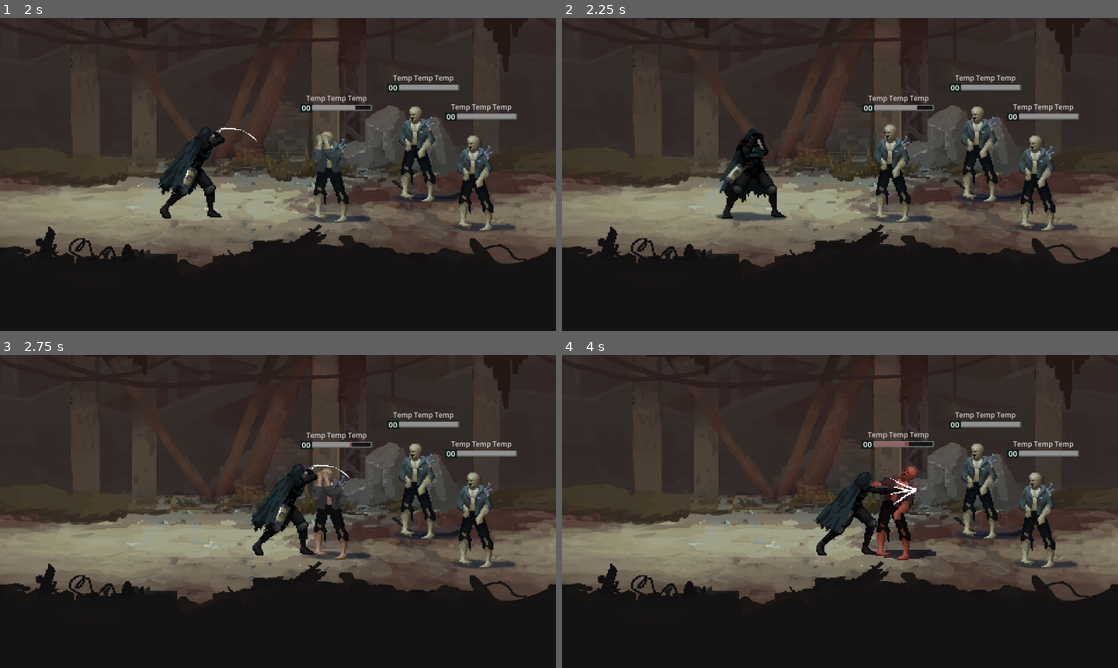
Above: before the commit, frames 1-4 (two rows, left to right).
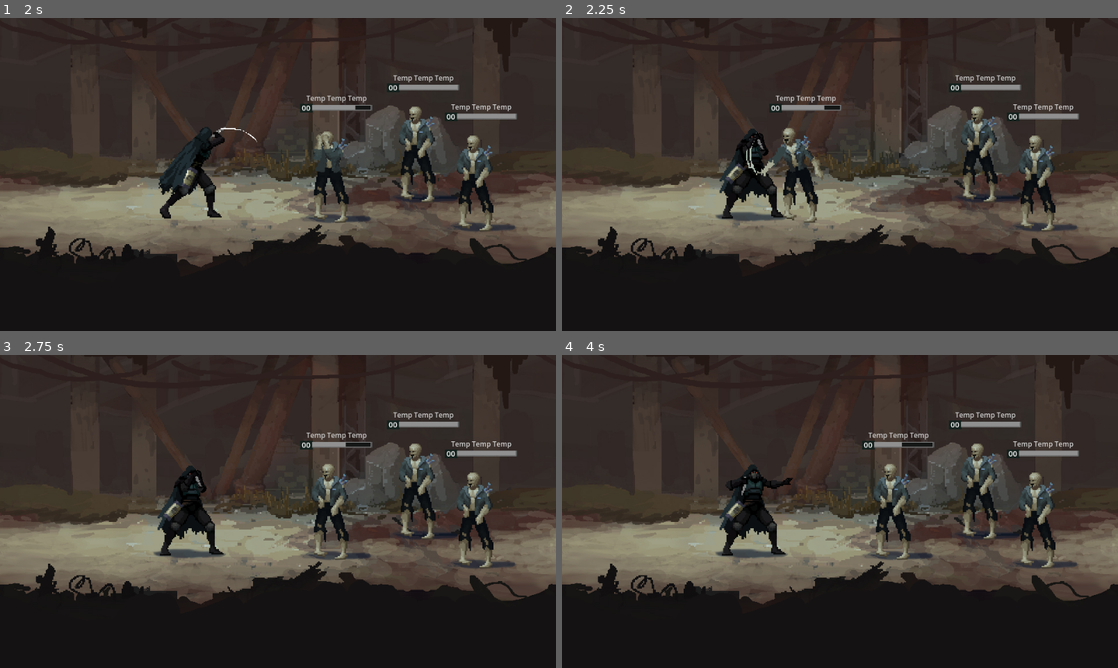
Above: after the commit, the same moments.

Repository: lynxLoad/biosplit
Game: Godot game, scene res://game/arena/arena.tscn
Same seed, same stepped clock (60 frames per second), same inputs: the game is played once before the commit and once after it.
Inputs:
- Up to frame 1 (2 s): hold Z (attack) 0.53-1.28 s; tap Z (attack) at 1.35 s
- Up to frame 2 (2.25 s): hold X (block) from 2.03 s (still down)
- Up to frame 3 (2.75 s): keep holding X (block); tap Z (attack) at 2.3 s
- Up to frame 4 (4 s): release X (block) at 2.78 s; tap Z (attack) at 2.85 s; hold Z (attack) from 3.53 s (still down)

Frame 1 is identical in both runs. In frame 2, 3.0% of the frame differs, in the area x 33-67%, y 24-66%; in frame 3, 3.7%; in frame 4, 4.6%, in the area x 27-68%, y 24-66%.

Commit message:
feat(enemy): attack energy system with front/back charge rates
- Enemy gains _attack_energy over time in _process, only from IDLE
- Front enemy (first alive) charges at energy_rate_front (33/s), others
  at energy_rate_others (8/s): ~3s for the leader to swing, ~12s for the
  back row. When energy hits attack_energy_threshold (100), the enemy
  attacks — unless the player is currently attacking, or another enemy
  is already mid-attack (only one attacker at a time)
- Energy is preserved while blocked (player attacking / other enemy
  attacking), so the enemy swings the moment the gate opens
- ENEMY_GROUP ('enemies') added on _ready; _any_enemy_attacking() scans
  the group instead of walking BattleManager's array
- set_attack_target() / set_is_front(): BattleManager wires both
- cs_enemy: speed = 12.0 (was 16.0 — enemy now moves slower than player,
  which matters because enemy attacks use the same approach tween as player)

BattleManager:
- _spawn_enemy_at(): e.set_attack_target(player) right after reset_idle_point
- _apply_z_order(): e.set_is_front(i == 0) every pass — the front flag
  drives energy_rate, so it must update together with z_index
- _apply_z_order() called immediately after removing a dead enemy, so the
  next front starts charging at the front rate without waiting for the
  next turn_finished

Diff:
--- a/assets/resources/character_stats/cs_enemy.tres
+++ b/assets/resources/character_stats/cs_enemy.tres
@@ -5,5 +5,6 @@
 [resource]
 script = ExtResource("1_alds1")
 name = &"Enemy"
+speed = 12.0
 block_damage_reduction = 2.0
 block_chance = 0.25
--- a/game/arena/battle_manager.tscn
+++ b/game/arena/battle_manager.tscn
@@ -71,6 +71,8 @@
 	arena.add_child(e)
 	e.global_position = pos
 	e.reset_idle_point()
+	if is_instance_valid(player):
+		e.set_attack_target(player)
 	e.died.connect(_on_enemy_died.bind(e))
 	e.turn_finished.connect(_apply_z_order)
 	_spawned_count += 1
@@ -100,9 +102,9 @@
 		var e := enemies[i]
 		if not is_instance_valid(e):
 			continue
-		if e.is_attacking():
-			continue
-		e.set_z_priority(z_first_enemy if i == 0 else z_other_enemy)
+		if not e.is_attacking():
+			e.set_z_priority(z_first_enemy if i == 0 else z_other_enemy)
+		e.set_is_front(i == 0)
 
 
 func _on_enemy_died(enemy: CharacterBase) -> void:
@@ -118,6 +120,10 @@
 	if _has_queued_enemy():
 		var replacement := _spawn_enemy_at(_queue_spawn_point(), true)
 		enemies.append(replacement)
+
+	# Сразу обновляем «фронт»/z, чтобы следующий враг начал копить
+	# по «фронтовой» ставке без задержки до следующего turn_finished.
+	_apply_z_order()
 
 	# Reflow откладываем ТОЛЬКО на время собственной атаки игрока — иначе
 	# если игрок в BLOCKING/HIT, _reflow_pending залипнет навсегда
--- a/game/characters/enemy/enemy.gd
+++ b/game/characters/enemy/enemy.gd
@@ -6,14 +6,82 @@
 @export var reactive_block_hold: float = 0.35
 @export var reactive_block_min_hold: float = 0.15
 
+@export_group("Attack Energy")
+## Порог, при котором враг идёт в атаку.
+@export var attack_energy_threshold: float = 100.0
+## Скорость накопления у «первого стоящего» врага (ед/сек).
+@export var energy_rate_front: float = 33.0
+## Скорость накопления у остальных (ед/сек).
+@export var energy_rate_others: float = 8.0
+
+const ENEMY_GROUP := &"enemies"
+
 var _reactive_block_tween: Tween
 var _reactive_pending: bool = false
+
+# ── скрытая энергия атаки ──
+var _attack_energy: float = 50.0
+var _is_front: bool = false
+var _attack_target: CharacterBase
 
 
 func _ready() -> void:
 	super._ready()
 	_init_bar(health_bar, health, character_stats.max_health)
+	add_to_group(ENEMY_GROUP)
 
+
+# ── энергия атаки ──
+
+## Кого бить. Ставит BattleManager при спавне.
+func set_attack_target(t: CharacterBase) -> void:
+	_attack_target = t
+
+
+## Флаг «первый стоящий». Ставит BattleManager из _apply_z_order.
+func set_is_front(value: bool) -> void:
+	_is_front = value
+
+
+func get_attack_energy() -> float:
+	return _attack_energy
+
+
+func _process(delta: float) -> void:
+	if _state == State.DEAD:
+		return
+	if is_busy():          # копим и бьём только из IDLE
+		return
+	if _attack_target == null or not is_instance_valid(_attack_target) or _attack_target.is_dead():
+		return
+
+	var rate := energy_rate_front if _is_front else energy_rate_others
+	_attack_energy = minf(_attack_energy + rate * delta, attack_energy_threshold)
+
+	if _attack_energy < attack_energy_threshold:
+		return
+
+	# Пока игрок атакует — не бьём, но заряд сохраняем.
+	if _attack_target.is_attacking():
+		return
+	# Только один враг атакует за раз.
+	if _any_enemy_attacking():
+		return
+
+	_attack_energy = 0.0
+	attack(_attack_target)
+
+
+func _any_enemy_attacking() -> bool:
+	for other in get_tree().get_nodes_in_group(ENEMY_GROUP):
+		if other == self or not is_instance_valid(other):
+			continue
+		if other.is_attacking():
+			return true
+	return false
+
+
+# ── урон / хил ──
 
 func heal(amount: float) -> void:
 	super.heal(amount)
